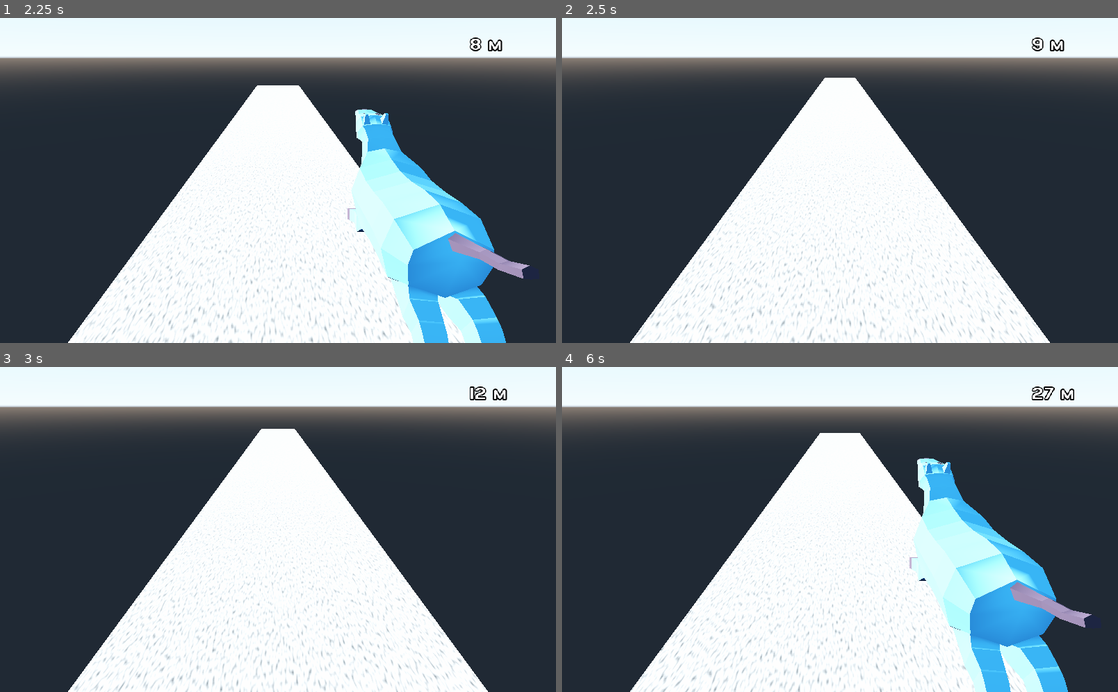
Above: before the commit, frames 1-4 (two rows, left to right).
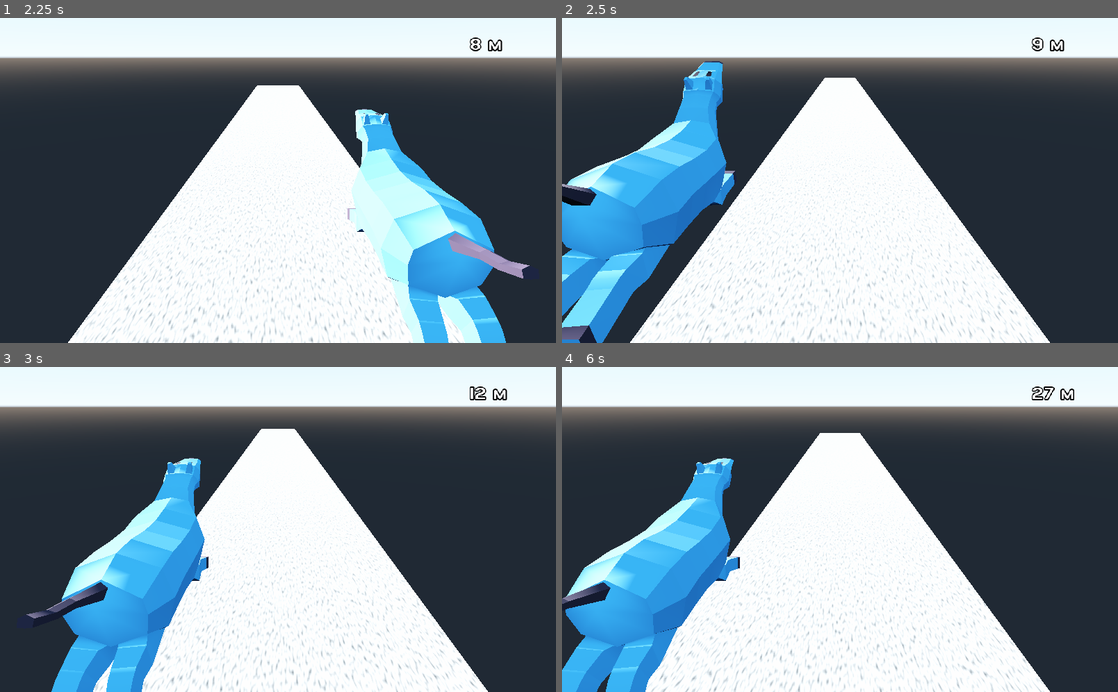
Above: after the commit, the same moments.

Repository: sparkoo/Kvalfors
Game: Godot game, scene res://Gui/MainMenu.tscn
Two runs of this game, one before a commit and one after it. Both use one fixed random seed, a clock stepped at 60 frames per second and the inputs below.
Inputs:
- Up to frame 1 (2.25 s): click "GO !" at 0.5 s; tap Enter (ui_accept) at 1.25 s; hold Right (right) 1.28-2.03 s; tap Down (slide) at 1.35, 2.1 s; tap Up (jump) at 1.52 s; hold Left (left) from 2.03 s (still down)
- Up to frame 2 (2.5 s): keep holding Left (left); tap Up (jump) at 2.27 s
- Up to frame 3 (3 s): release Left (left) at 2.78 s; hold Right (right) from 2.78 s (still down); tap Down (slide) at 2.85 s
- Up to frame 4 (6 s): tap Down (slide) every 0.75 s from 3.6 to 5.85 s; tap Up (jump) at 3.77, 4.52, 5.27 s; release Right (right) at 4.28 s; hold Left (left) from 4.28 s (still down)

Frame 1 is identical in both runs. In frame 2, 13% of the frame differs, in the area x 0-32%, y 13-100%; in frame 3, 11%; in frame 4, 22%, in the area x 0-96%, y 27-100%.

Commit message:
fix flyaway bug and refactor side movement

Diff:
--- a/Player/Player.gd
+++ b/Player/Player.gd
@@ -15,6 +15,7 @@
 
 var playerState = PlayerState.IDLE
 var playerActiveState = PlayerActiveState.RUNNING
+var currentLine = 0
 
 var distance = 0.0
 
@@ -33,12 +34,10 @@
 		move_and_slide(motion)
 
 func handleSideMoves(delta):
-	if Input.is_action_pressed("left") and playerActiveState == PlayerActiveState.RUNNING:
-		motion.x = moveToMotion(translation.x, LINE_WIDTH, SIDE_SPEED, delta)
-	elif Input.is_action_pressed("right") and playerActiveState == PlayerActiveState.RUNNING:
-		motion.x = moveToMotion(translation.x, -LINE_WIDTH, SIDE_SPEED, delta)
-	elif playerActiveState == PlayerActiveState.RUNNING:
-		motion.x = moveToMotion(translation.x, 0, SIDE_SPEED, delta)
+	if playerActiveState == PlayerActiveState.RUNNING:
+		currentLine = Input.get_action_strength("left") - Input.get_action_strength("right")
+
+	motion.x = moveToMotion(translation.x, LINE_WIDTH * currentLine, SIDE_SPEED, delta)
 
 func handleJumpSlideMoves(delta):
 	# just change states here, manage animations etc.
